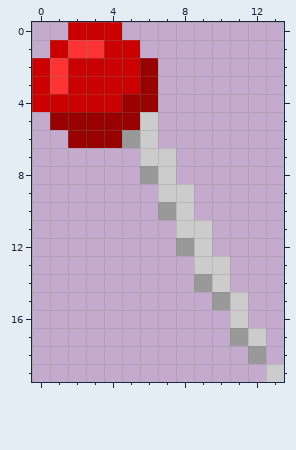
A pixel-art sprite gets an edit: assets/cosCrunch/ccMenuPin.png. That is the earlier state.
The file is 14x20 pixels.
The result:
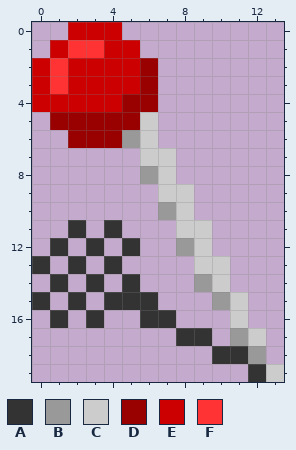
Palette (. is transparent): A #333333  B #999999  C #cccccc  D #990000  E #cc0000  F #ff3333
What changed:
There is now colour A in row 11 at x 2 and 4; in row 12 at x 1, 3 and 5; in row 13 at x 0, 2 and 4; in row 14 at x 1, 3 and 5; in row 15 at x 0, 2 and 4 to 6; in row 16 at x 1, 3 and 6 to 7.
There is now colour A in row 17 at x 8 to 9; in row 18 at x 10 to 11; in row 19 at x 12.
